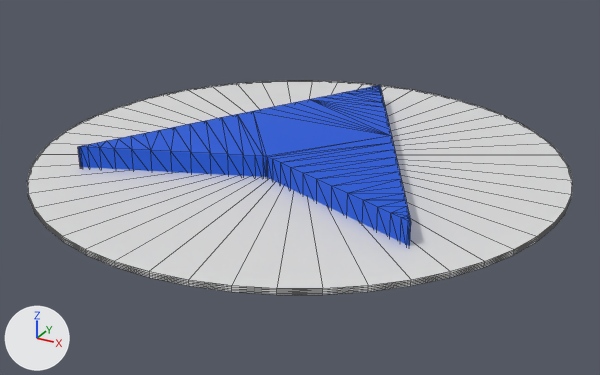
The glTF model Cursor.glb as it was, and as the next commit left it.
Rendered twice from a 50 mm camera at (143.1, -260.2, 118.4) aimed at (3.0, -5.4, -9.0). Arrows for +X, +Y and +Z are at lower left; the lights stay in place. Mesh edges are drawn as thin lines. Where no turn or scale is listed for an object, it has been applied to the vertices.

The older version as bpy lines, for what is in view:
```python
mat_blue = principled_material('Blue')
mat_blue.base_color = (0.0, 0.097, 0.727)  # blue #0058de
me_mesh_0 = bpy.data.meshes.new('Mesh_0')
me_mesh_0.from_pydata(...)  # 172 vertices, 340 faces; spans x -65.0..65.0, y -50.0..75.0, z 0.0..10.0
me_mesh_0.materials.append(mat_blue)  # blue #0058de
me_mesh_1 = bpy.data.meshes.new('Mesh_1')
me_mesh_1.from_pydata(...)  # 252 vertices, 500 faces; spans x -100.0..100.0, y -100.0..100.0, z -1.0..1.0
me_mesh_1.materials.append(mat_white)  # white #ffffff
ob_arrow_001 = bpy.data.objects.new('Arrow.001', me_mesh_0)
ob_arrow_001.location = (0.0, 0.0, 0.0)
ob_cylinder = bpy.data.objects.new('Cylinder', me_mesh_1)
ob_cylinder.location = (0.0, 0.0, 1.0)
```
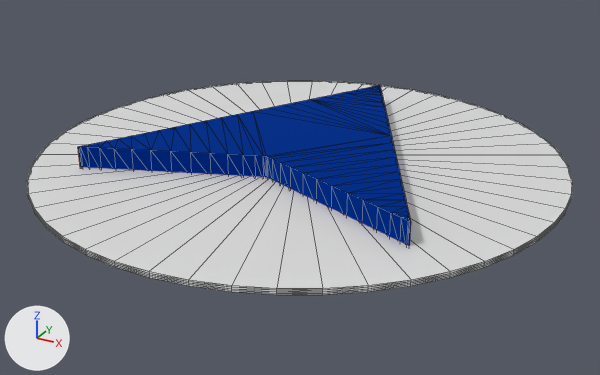
Boxes (x1, y1, x2, y2) around the edits, measured in the pictures (600 x 375 px):
'Arrow.001', recoloured, surface changed
    both: (78, 85, 411, 246)

What changed in the scene script:
```text
Change mat_blue:
    mat_blue.base_color: (0.0, 0.097, 0.727) -> (0.0, 0.0596, 0.447)  # blue #0058de -> blue #0045b2
    mat_blue.roughness: 0.5 -> 1.0
    mat_blue.metallic: 0.0 -> 1.0
```
